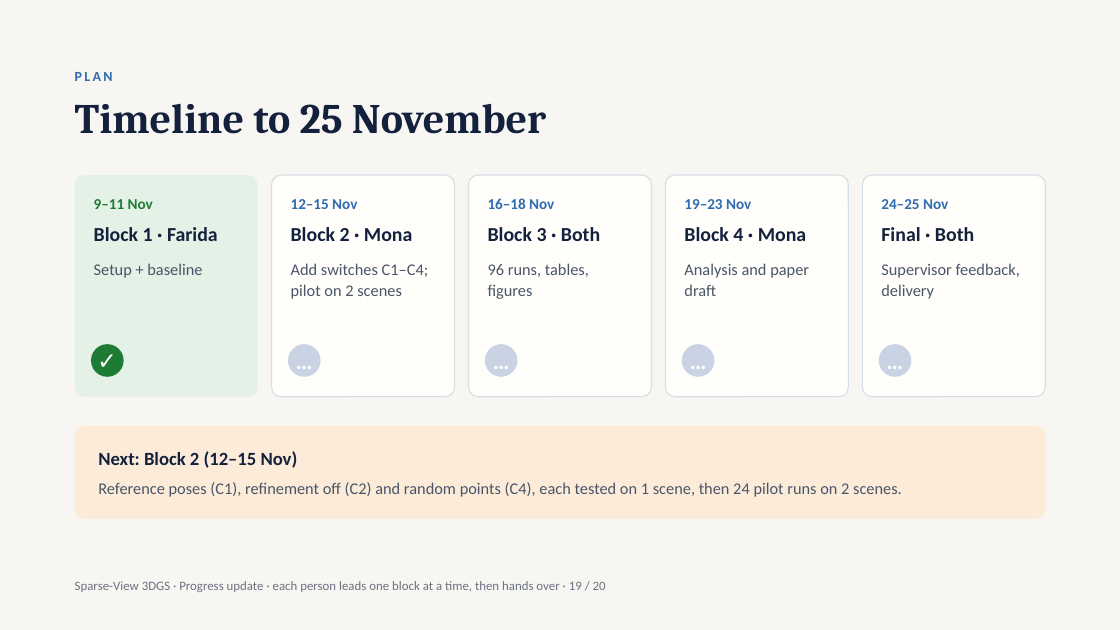
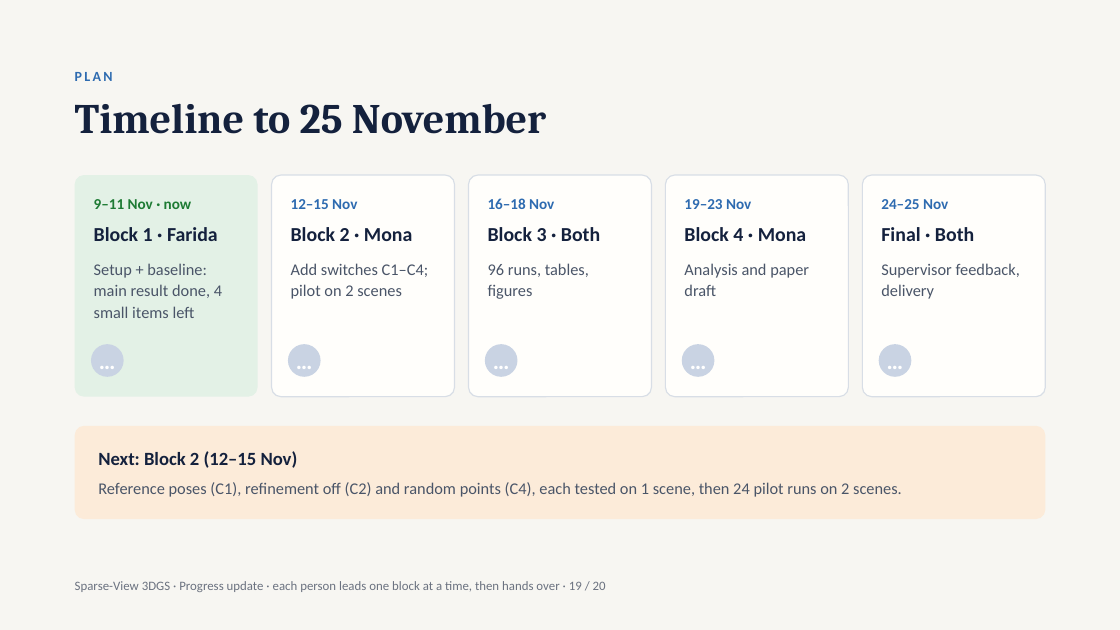
Before and after one commit to Farida-gaber44/sparse-view-3dgs-ablation, a slide deck: slide 19 of 3 - Presentation (Progress update).pptx. Drawn at 1120x630 pixels with LibreOffice and Linux fonts; fonts in the diff are those of the drawing. Boxes give left, top, right and bottom in pixels: in the first picture for what was removed or moved away, otherwise in the second. Text is boxed around its words. In the diff, an @@ line names an element or a change of style, - is before the commit and + after.

Commit message:
Correct Block 1 status: main result done, 4 items still open (slides 14, 19 and README)

```diff
--- a/3 - Presentation (Progress update).pptx
+++ b/3 - Presentation (Progress update).pptx
@@ text in rounded rectangle at (94, 199, 192, 209): text changed @@
-9–11 Nov
+9–11 Nov · now
@@ text in rounded rectangle at (94, 263, 222, 318): text changed @@
-Setup + baseline
+Setup + baseline: main result done, 4 small items left
@@ text in ellipse at (91, 344, 124, 377): text changed @@
-✓
+…
@@ ellipse "…" at (91, 344, 124, 377): fill #1E7B34 to #C9D3E3 @@
```
Also in this commit, not shown: 1 other slide changed, 1 other file.
